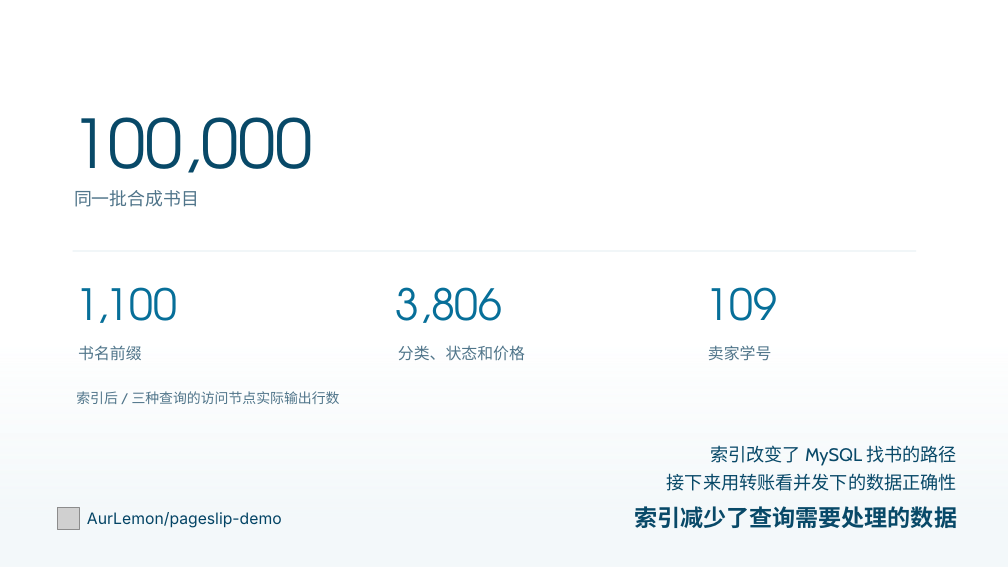
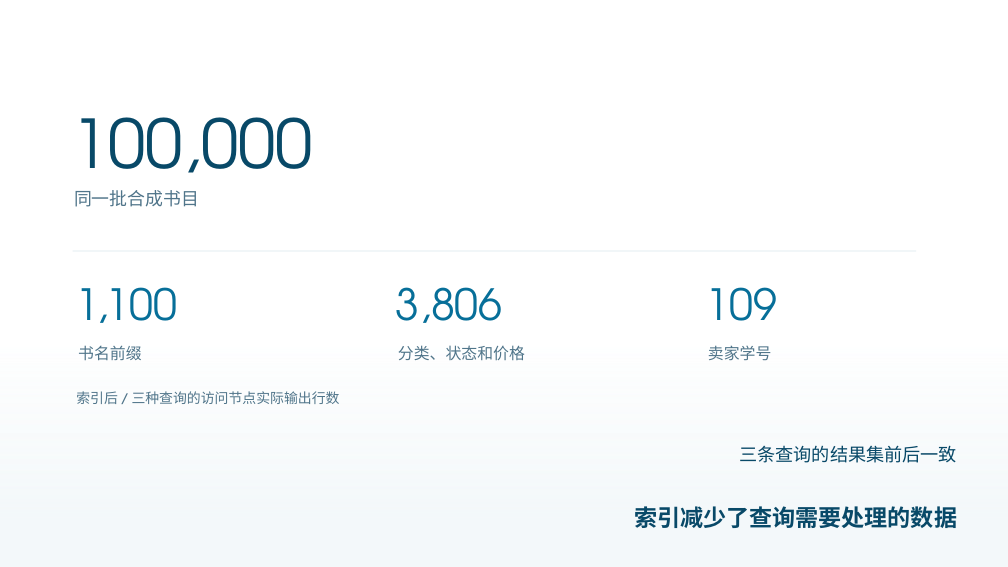
Before and after one commit to AurLemon/pageslip-demo, a slide deck: slide 8 of presentations/task-5-query-optimization.pptx. Drawn at 1008x567 pixels with LibreOffice and Linux fonts; fonts in the diff are those of the drawing; grey boxes stand for pictures. Boxes give left, top, right and bottom in pixels: in the first picture for what was removed or moved away, otherwise in the second. Text is boxed around its words. In the diff, an @@ line names an element or a change of style, - is before the commit and + after.

```diff
--- a/presentations/task-5-query-optimization.pptx
+++ b/presentations/task-5-query-optimization.pptx
@@ text at bbox=[739, 445, 957, 463]: text changed @@
-索引改变了 MySQL 找书的路径
+三条查询的结果集前后一致
@@ text removed at bbox=[667, 473, 957, 491] @@
-接下来用转账看并发下的数据正确性
@@ picture removed at bbox=[57, 507, 79, 529] @@
@@ text removed at bbox=[87, 512, 282, 528] @@
-AurLemon/pageslip-demo
```
Also in this commit, not shown: 8 other slides changed, 1 other file.
